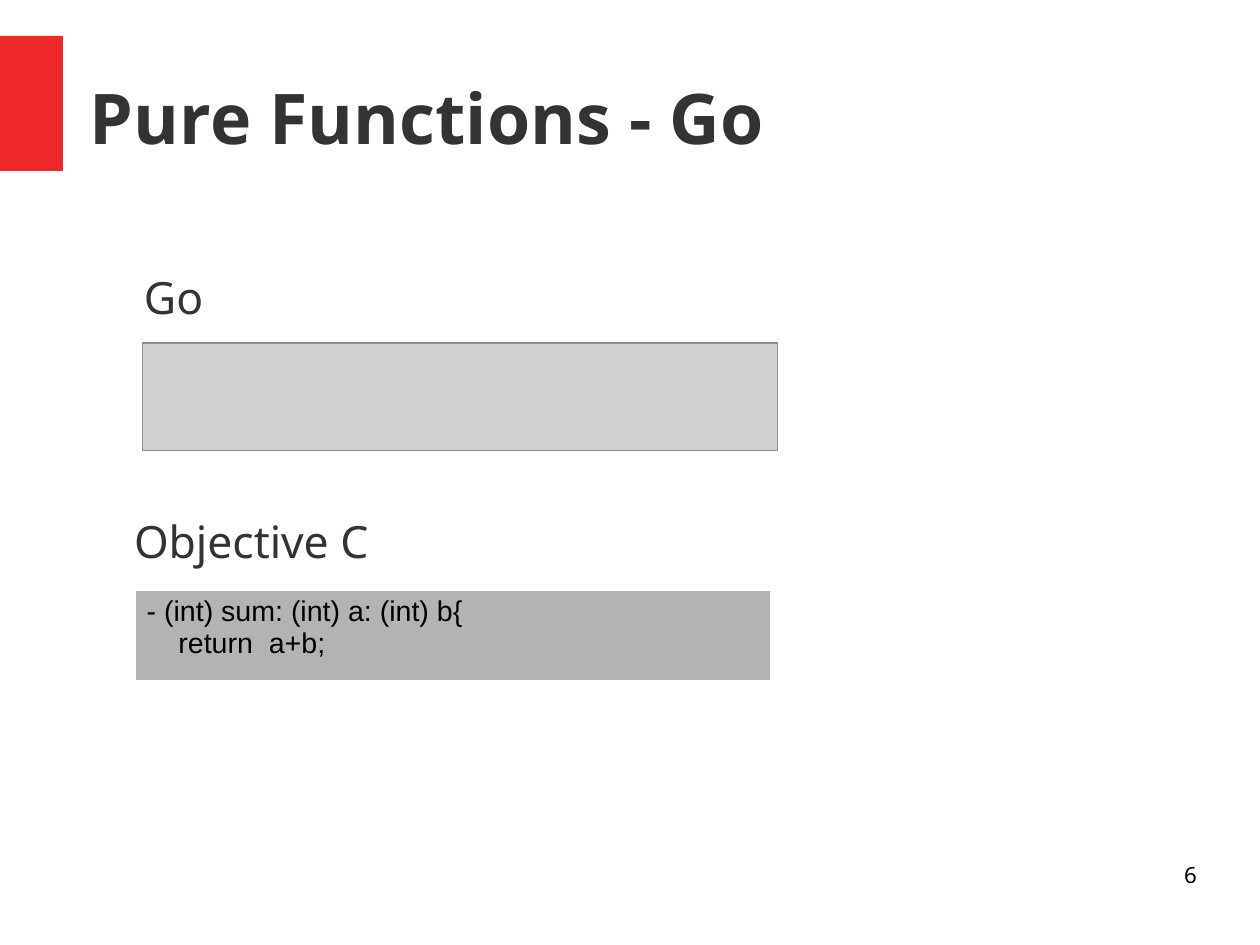
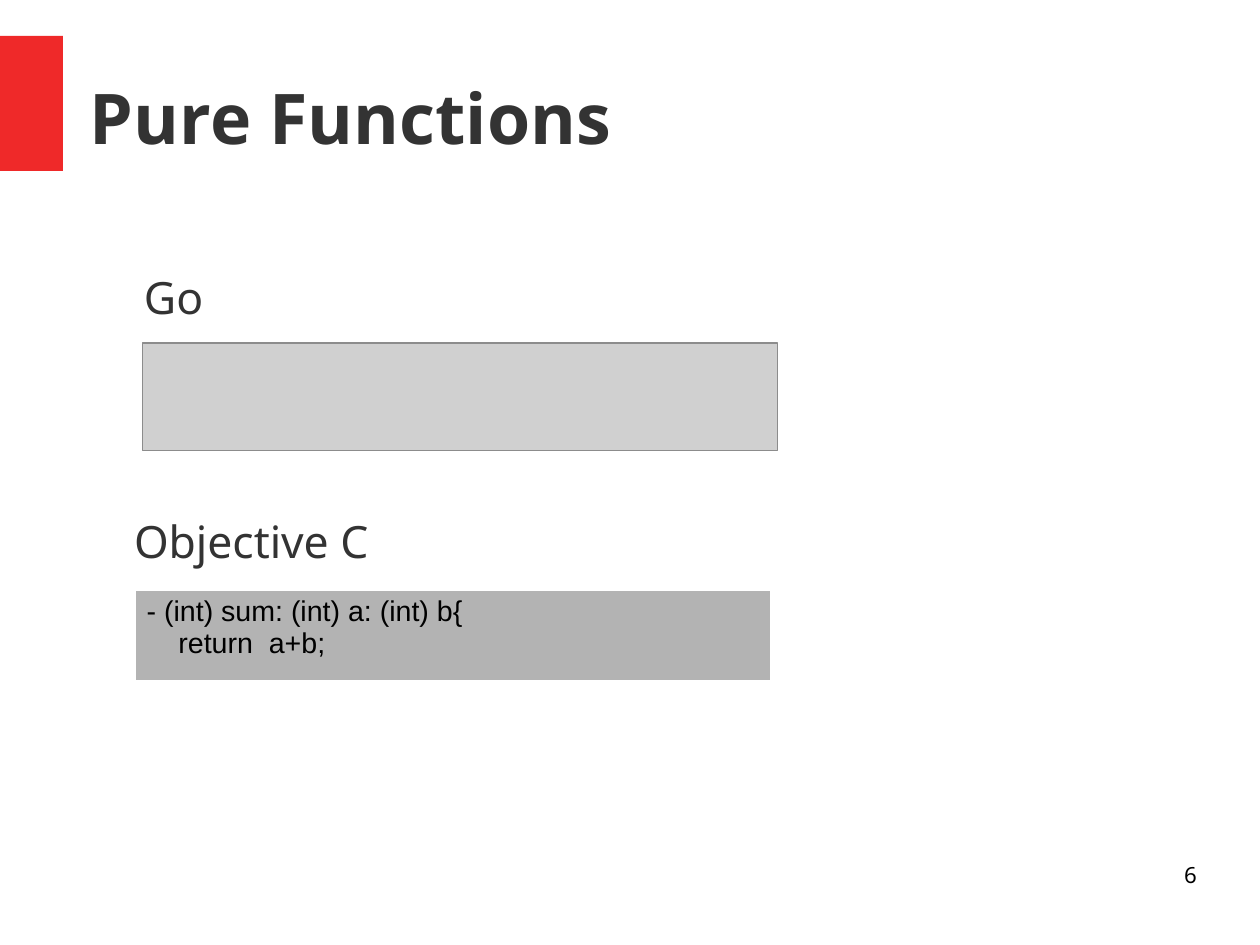
Before and after one commit to simonmtr/inf-fwpm-objective-c-bool-parser, a slide deck: slide 6 of presentation/presentation.odp. Drawn at 1260x945 pixels with LibreOffice and Linux fonts; fonts in the diff are those of the drawing; grey boxes stand for pictures. Boxes give left, top, right and bottom in pixels: in the first picture for what was removed or moved away, otherwise in the second. Text is boxed around its words. In the diff, an @@ line names an element or a change of style, - is before the commit and + after.

```diff
--- a/presentation/presentation.odp
+++ b/presentation/presentation.odp
@@ title at box(90, 91, 610, 145): text changed @@
-Pure Functions - Go
+Pure Functions
```
Also in this commit, not shown: 2 other slides changed.
